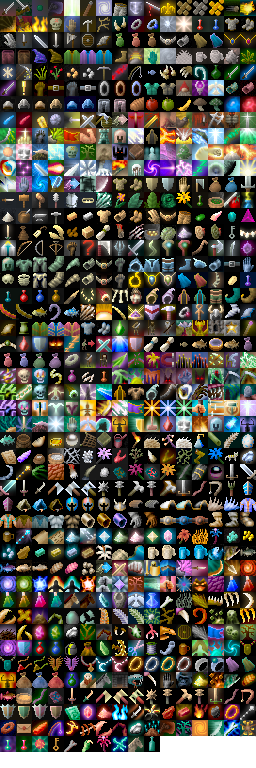
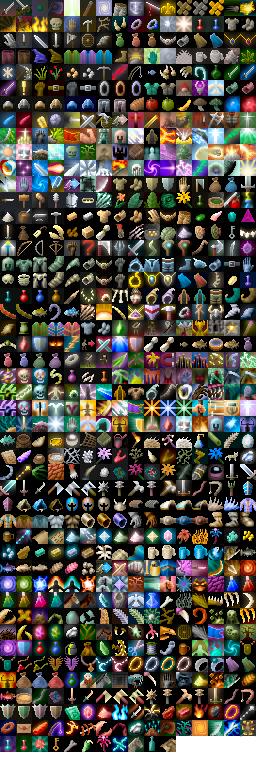
Revision of a layered w=256, h=768 image; what changed, layer by layer:
painted on "Background" over [160, 738, 176, 752]
painted on "shade" over [160, 736, 176, 752]
